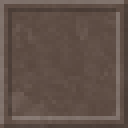
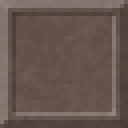
Layer changes from the first w=128, h=128 image to the second:
added layer "Layer 4" (10%) above "Layer 2" over [0, 0, 128, 128]
painted on "Layer 2" over [4, 4, 124, 124]
hid "Layer 3", painted on it over [0, 0, 128, 128]
added layer "Layer 9" above "Layer 8" over [0, 0, 128, 128]
hid "Layer 1" over [0, 0, 128, 128]
